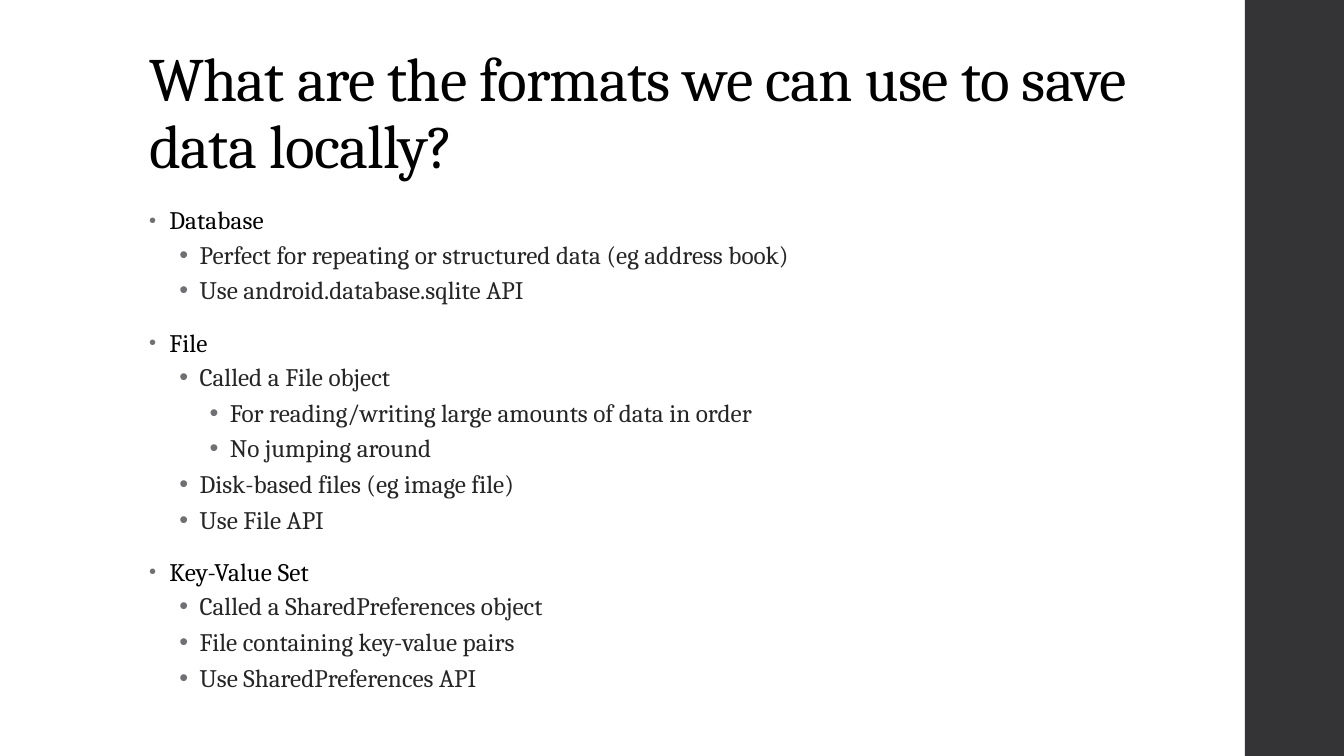
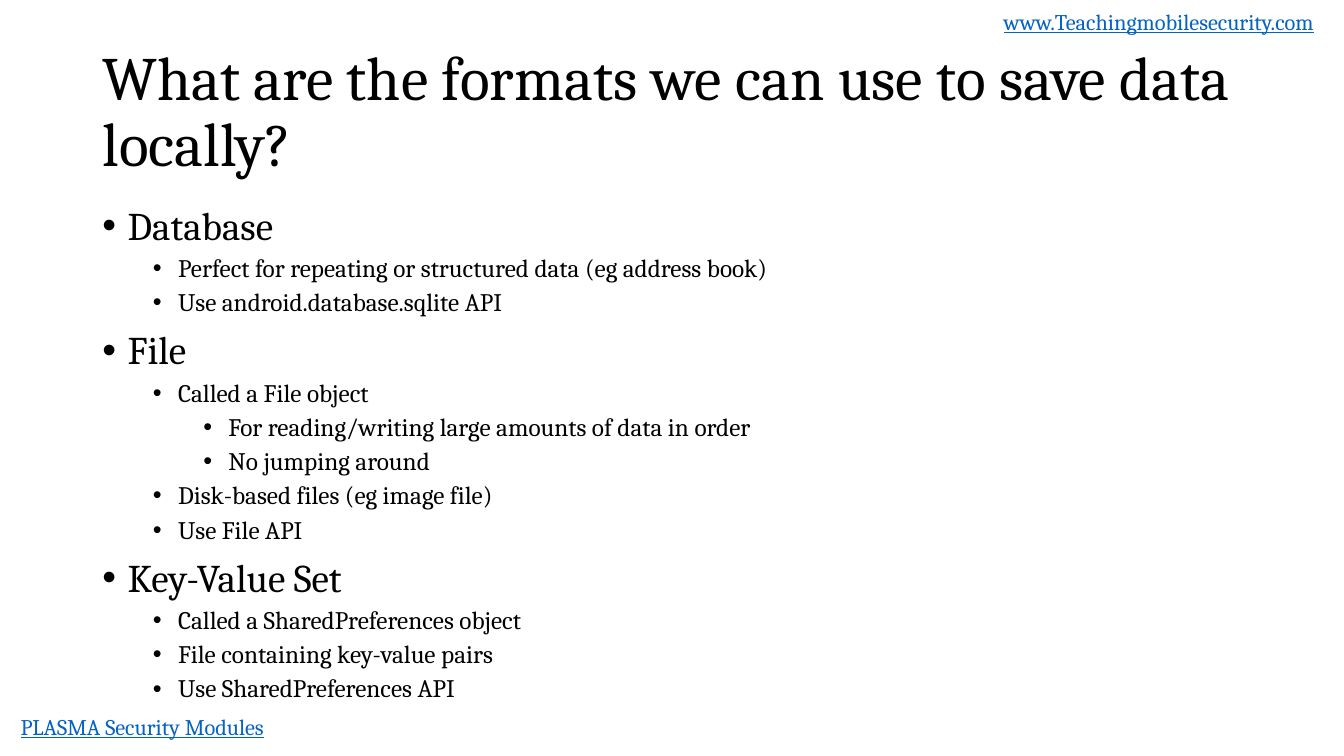
Before and after one commit to dan7800/VulnerableAndroidAppOracle, a slide deck: slide 4 of Vulnerabilities/Data Storage/DataStoragePresentation.pptx (slide 2 before the commit). Drawn at 1344x756 pixels with LibreOffice and Linux fonts; fonts in the diff are those of the drawing; background and template pictures are left out. Boxes give left, top, right and bottom in pixels: in the first picture for what was removed or moved away, otherwise in the second. Text is boxed around its words. In the diff, an @@ line names an element or a change of style, - is before the commit and + after.

```diff
--- a/Vulnerabilities/Data Storage/DataStoragePresentation.pptx
+++ b/Vulnerabilities/Data Storage/DataStoragePresentation.pptx
@@ text added at [1004, 14, 1314, 35], 16 pt, text #0563C1, underline @@
+www.Teachingmobilesecurity.com
@@ rectangle removed at [1245, 0, 1344, 756] @@
@@ title "What are the formats we ...": place and size @@
-title "What are the formats we ..." at [149, 57, 1127, 181]
+title "What are the formats we ..." at [102, 56, 1230, 180]
@@ title "What are the formats we ..." at [102, 56, 1230, 180]: letter spacing -0.5 to 0 pt; vertical alignment bottom to middle @@
@@ text "Database": place and size @@
-text "Database" at [169, 211, 788, 687]
+text "Database" at [128, 212, 767, 697]
@@ text "Database" at [128, 212, 767, 697]: size 18 to 28 pt, letter spacing 0.1 to 0 pt in "Database", "File", "Key-Value Set"; text colour #262626 to #000000; indent changed; line spacing 0.95 to 0.9; less space between paragraphs @@
@@ text added at [21, 719, 264, 740], 16 pt, text #0563C1, underline @@
+PLASMA Security Modules
```
Also in this commit, not shown: 4 other slides changed, 4 slides added, 1 slide removed.
